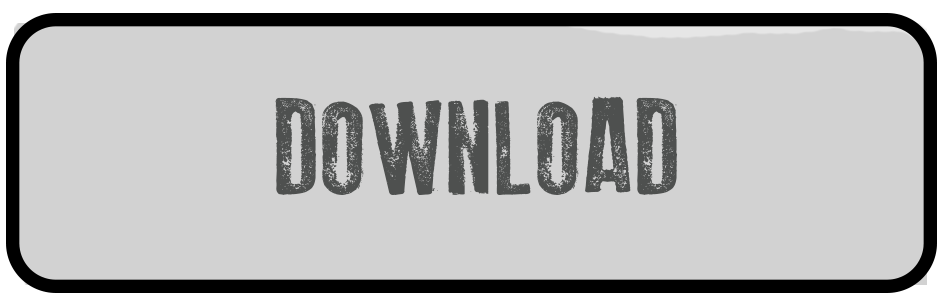
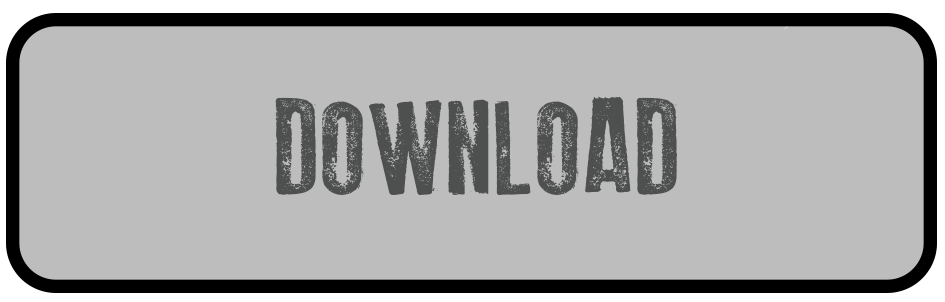
The second 945px x 302px image is a revision of the first. Changes to its layers:
painted on "Livello 1" over [left=14, top=23, right=927, bottom=285]
